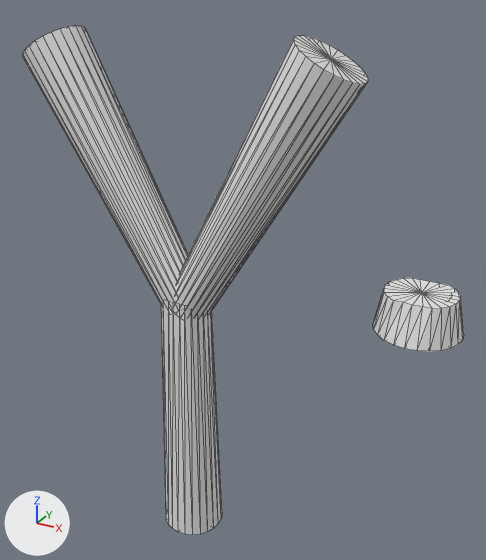
One commit to the Blender file Hungry-Birds-Simulator/assets/Others/sling.blend: the scene before it, then after it.
Rendered twice from a 50 mm lens placed at (7.35, -10.84, 12.05), pointed at (1.15, 0.43, 6.41). Every picture has the same lights, and +X, +Y and +Z are marked at lower left. Mesh edges are drawn as thin lines.

The scene before the commit, as lines of its bpy script (objects in view):
```python
me_slingid1 = bpy.data.meshes.new('slingID1')
me_slingid1.from_pydata(...)  # 205 vertices, 364 faces; spans x -3.61..5.72, y -0.79..0.78, z -2.8..8.51
me_slingid1.materials.append(mat_material)  # its picture is missing
ob_slingid1 = bpy.data.objects.new('slingID1', me_slingid1)
ob_slingid1.location = (0.0, 0.0, 2.79)
```
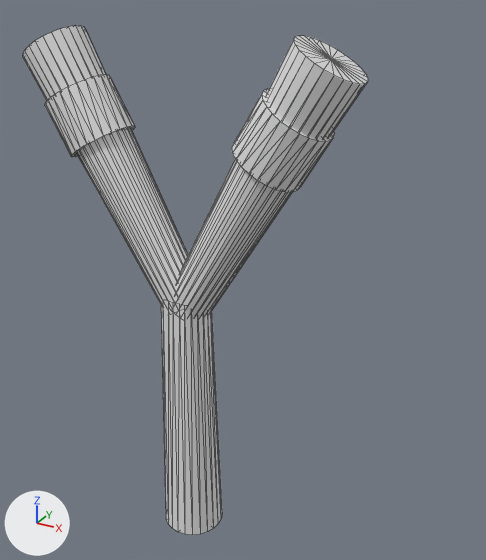
Commit message: sling improvment

What differs and where, as boxes [x1, y1, x2, y2] in the pictures (486 x 560 px; the box of a moved part takes in the faces that stretch with it):
'slingID1', reshaped (22% narrower)
    before: [22, 26, 464, 535]
    after: [22, 26, 368, 535]
part 1 of me_slingid1, added
    after: [45, 74, 135, 157]
part 2 of me_slingid1, moved or reshaped
    before: [373, 278, 464, 351]
    after: [232, 89, 334, 192]

The change, as a diff of the scene's bpy script:
```diff
--- a/Hungry-Birds-Simulator/assets/Others/sling.blend.py
+++ b/Hungry-Birds-Simulator/assets/Others/sling.blend.py
@@ me_slingid1 @@
 # used by ob_slingid1; location = (0.0, 0.0, 2.79)
-me_slingid1.from_pydata(...)  # 205 vertices, 364 faces; spans x -3.61..5.72, y -0.79..0.78, z -2.8..8.51
+me_slingid1.from_pydata(...)  # 249 vertices, 456 faces; spans x -3.61..3.63, y -0.72..0.74, z -2.8..8.51
+# me_slingid1 part 1: a new loose piece of 50 vertices spanning x -3.13..-1.29, y -0.72..0.74, z 5.9..7.6, in mat_material (its picture is missing)
+# me_slingid1 part 2
+# 44 vertices are removed from x 4.15..5.72, y -0.79..0.78, z 3.62..4.35
+# 96 faces are deleted
+# 6 vertices move from x 4.37..5.1, y -0.58..-0.33, z 4.35 to x 2.2..2.51, y -0.19..0.64, z 5.84..6.03
+# 39 vertices are added at x 1.27..3.1, y -0.72..0.74, z 5.89..7.58
+# 5 new vertices lie (0.6, 0.0, 0.96) away from vertices in x 1.29..1.45, y -0.51..0.52, z 6.51..6.61
+# 96 new faces join them
 me_slingid1.materials.append(mat_material)
```
